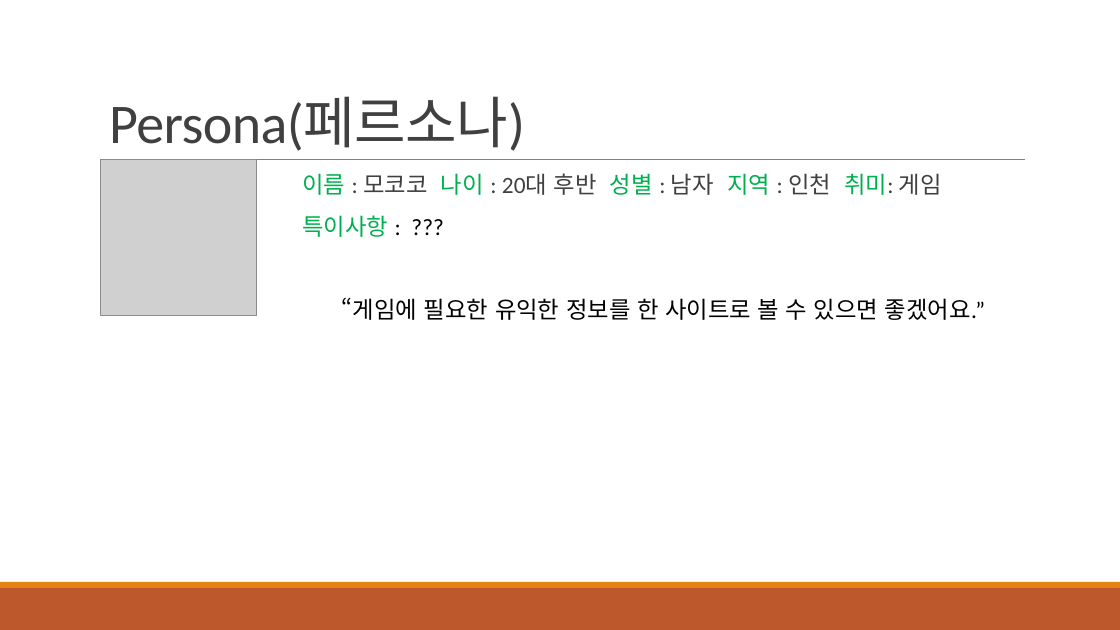
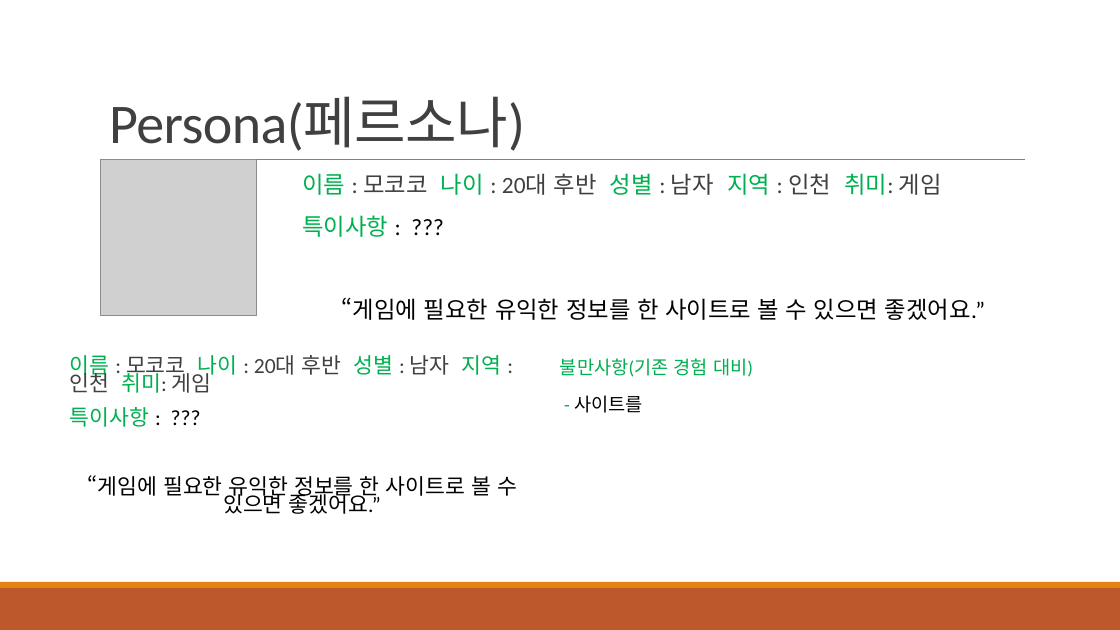
Before and after one commit to chanjin97/Site-Plan, a slide deck: slide 2 of 사용자 분석-(persona).pptx. Drawn at 1120x630 pixels with LibreOffice and Linux fonts; fonts in the diff are those of the drawing; grey boxes stand for pictures. Boxes give left, top, right and bottom in pixels: in the first picture for what was removed or moved away, otherwise in the second. Text is boxed around its words. In the diff, an @@ line names an element or a change of style, - is before the commit and + after.

```diff
--- a/사용자 분석-(persona).pptx
+++ b/사용자 분석-(persona).pptx
@@ text added at [70,355,517,514], 18.5 pt, text #000000 @@
+이름 : 모코코 나이 : 20대 후반 성별 : 남자 지역 : 인천 취미: 게임
+특이사항 : ???
+“게임에 필요한 유익한 정보를 한 사이트로 볼 수 있으면 좋겠어요.”
@@ text added at [560,358,753,413], 16 pt, text #00B050 @@
+불만사항(기존 경험 대비)
+- 사이트를
```
Also in this commit, not shown: 6 other files.
